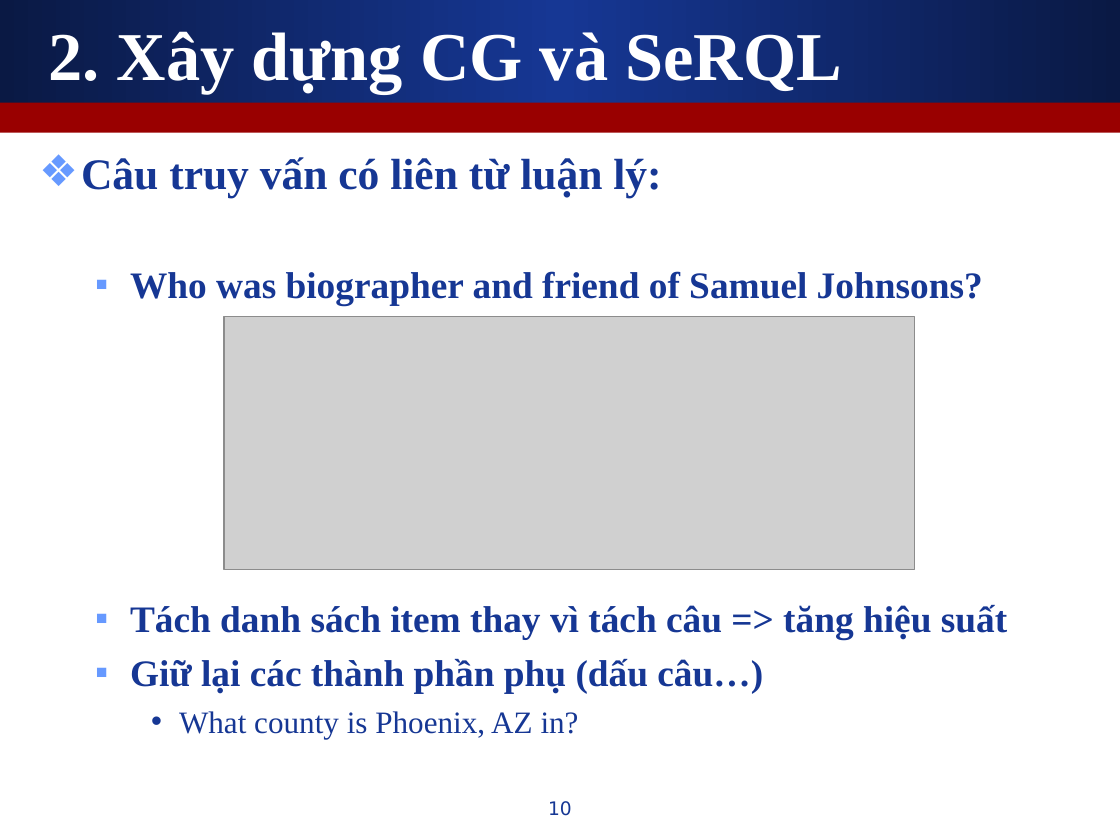
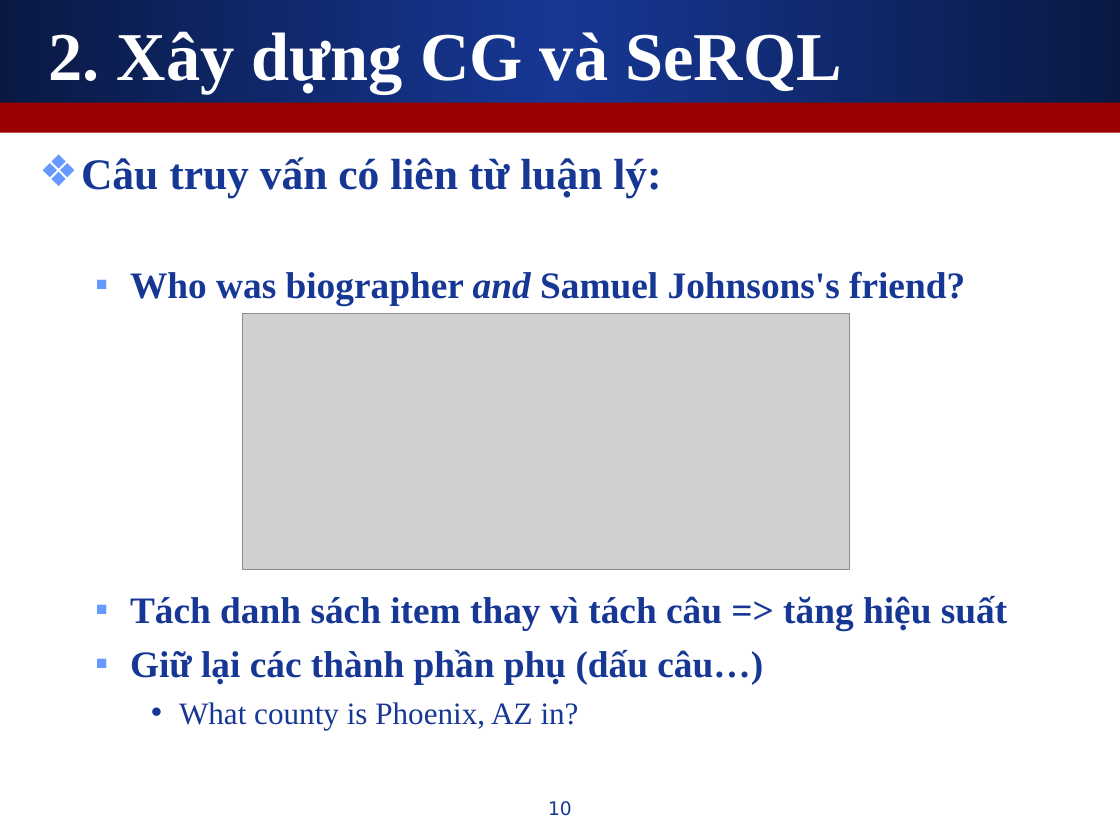
Before and after one commit to leaderwing/kt-kimres, a slide deck: slide 10 of note/[Thesis] Presentation.ppt. Drawn at 1120x840 pixels with LibreOffice and Linux fonts; fonts in the diff are those of the drawing; grey boxes stand for pictures. Boxes give left, top, right and bottom in pixels: in the first picture for what was removed or moved away, otherwise in the second. Text is boxed around its words. In the diff, an @@ line names an element or a change of style, - is before the commit and + after.

```diff
--- a/note/[Thesis] Presentation.ppt
+++ b/note/[Thesis] Presentation.ppt
@@ text at bbox=[130, 271, 965, 306]: text changed @@
-  ▪ Who was biographer and friend of Samuel Johnsons?
+  ▪ Who was biographer and Samuel Johnsons's friend?
@@ picture: place and size @@
-picture at bbox=[224, 317, 915, 569]
+picture at bbox=[243, 314, 850, 570]
```
Also in this commit, not shown: 9 other slides changed.
